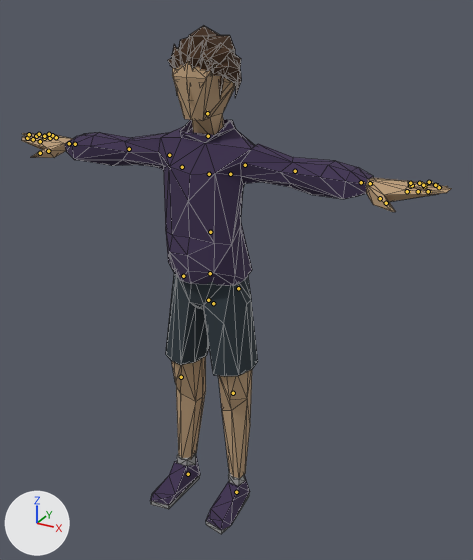
An edit to the glTF model apps/arcade/public/models/people/casual.glb, drawn before and after from the same camera.
The view is the same before and after, from a 50 mm camera at (1.175, -1.979, 1.964) aimed at (0.085, 0.002, 0.973). Every picture has the same lights, and +X, +Y and +Z are marked at lower left. The first picture is the older version. The bones that change, and the others that lie on the model, are drawn over the model as lines. Mesh edges are drawn as thin lines.

The first picture shows 'Casual_Feet'.
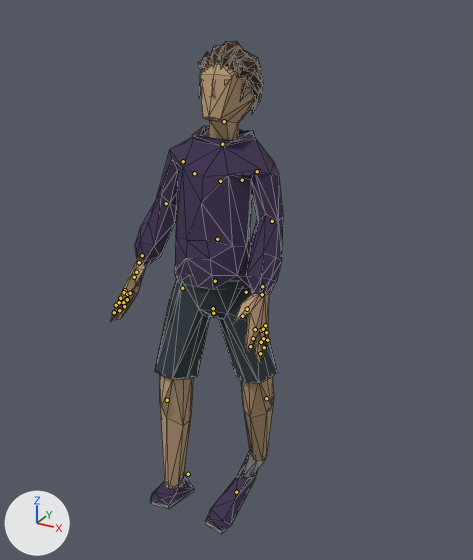
The newer file adds an action. The first version stands in its rest pose; the second is drawn at frame 7 of the action 'HitRecieve_2'.

Location of each change, (x1, y1, x2, y2) in pixels of the pictures (473 x 560 px):
'Casual_Feet', posed (60% narrower)
    before: (22, 26, 452, 534)
    after: (111, 41, 283, 534)
bone 'Body', root to tip
    before: (213, 303) to (213, 302)
    after: (213, 313) to (213, 311)
bone 'Torso', root to tip
    before: (210, 232) to (210, 229)
    after: (217, 239) to (217, 237)
bone 'Head', root to tip
    before: (207, 113) to (207, 110)
    after: (224, 121) to (224, 119)
bone 'UpperArm.L', root to tip
    before: (245, 165) to (247, 165)
    after: (257, 171) to (257, 173)
bone 'LowerArm.L', root to tip
    before: (295, 171) to (297, 171)
    after: (272, 221) to (271, 223)
bone 'Index2.L', root to tip
    before: (407, 191) to (410, 191)
    after: (255, 329) to (254, 332)
bone 'Index3.L', root to tip
    before: (418, 191) to (421, 191)
    after: (253, 338) to (252, 341)
bone 'Thumb3.L', root to tip
    before: (386, 203) to (388, 204)
    after: (242, 316) to (241, 318)
bone 'UpperArm.R', root to tip
    before: (169, 155) to (167, 154)
    after: (183, 161) to (182, 163)
bone 'LowerArm.R', root to tip
    before: (129, 149) to (127, 149)
    after: (166, 203) to (165, 205)
bone 'Thumb3.R', root to tip
    before: (40, 153) to (38, 153)
    after: (134, 277) to (134, 279)
bone 'UpperLeg.L', root to tip
    before: (238, 288) to (238, 289)
    after: (246, 292) to (246, 293)
bone 'LowerLeg.L', root to tip
    before: (233, 393) to (233, 394)
    after: (266, 398) to (266, 399)
bone 'UpperLeg.R', root to tip
    before: (183, 276) to (183, 277)
    after: (182, 288) to (182, 289)
bone 'LowerLeg.R', root to tip
    before: (181, 377) to (181, 378)
    after: (167, 400) to (167, 401)

The change, as a list of edits to the scene's bpy script:
```text
Change bone_body:
    where bone_body = bpy.data.objects['CharacterArmature'].pose.bones['Body']  # child of 'Root'
    bone_body.location: (0.0, 0.0, 0.0) -> (0.0, -0.00039, 1e-05)
    bone_body.rotation_quaternion: (1.0, 0.0, 0.0, 0.0) -> (0.97, -0.065, 0.235, -0.016)  # degrees (0, 0, 0) -> degrees (-9, 27, -4)
Change bone_torso:
    where bone_torso = bpy.data.objects['CharacterArmature'].pose.bones['Torso']  # child of 'Abdomen'
    bone_torso.rotation_quaternion: (1.0, 0.0, 0.0, 0.0) -> (0.971, -0.008, -0.238, 0.002)  # degrees (0, 0, 0) -> degrees (-1, -28, 1)
Change bone_head:
    where bone_head = bpy.data.objects['CharacterArmature'].pose.bones['Head']  # child of 'Neck'
    bone_head.rotation_quaternion: (1.0, 0.0, 0.0, 0.0) -> (0.992, -0.126, 0.0, 0.001)  # degrees (0, 0, 0) -> degrees (-14, 0, 0)
Change bone_upperarm_l:
    where bone_upperarm_l = bpy.data.objects['CharacterArmature'].pose.bones['UpperArm.L']  # child of 'Shoulder.L'
    bone_upperarm_l.rotation_quaternion: (1.0, 0.0, 0.0, 0.0) -> (-0.82, 0.57, -0.05, -0.037)  # degrees (0, 0, 0) -> degrees (-70, 7, 0)
Change bone_lowerarm_l:
    where bone_lowerarm_l = bpy.data.objects['CharacterArmature'].pose.bones['LowerArm.L']  # child of 'UpperArm.L'
    bone_lowerarm_l.rotation_quaternion: (1.0, 0.0, 0.0, 0.0) -> (0.976, -0.117, -0.048, -0.174)  # degrees (0, 0, 0) -> degrees (-12, -8, -19)
Change bone_index2_l:
    where bone_index2_l = bpy.data.objects['CharacterArmature'].pose.bones['Index2.L']  # child of 'Index1.L'
    bone_index2_l.rotation_quaternion: (1.0, 0.0, 0.0, 0.0) -> (0.992, -0.122, 0.016, 0.001)  # degrees (0, 0, 0) -> degrees (-14, 2, 0)
Change bone_index3_l:
    where bone_index3_l = bpy.data.objects['CharacterArmature'].pose.bones['Index3.L']  # child of 'Index2.L'
    bone_index3_l.rotation_quaternion: (1.0, 0.0, 0.0, 0.0) -> (0.998, -0.064, 0.015, 0.008)  # degrees (0, 0, 0) -> degrees (-7, 2, 1)
Change bone_thumb3_l:
    where bone_thumb3_l = bpy.data.objects['CharacterArmature'].pose.bones['Thumb3.L']  # child of 'Thumb2.L'
    bone_thumb3_l.rotation_quaternion: (1.0, 0.0, 0.0, 0.0) -> (0.992, -0.113, -0.029, 0.056)  # degrees (0, 0, 0) -> degrees (-13, -3, 7)
Change bone_upperarm_r:
    where bone_upperarm_r = bpy.data.objects['CharacterArmature'].pose.bones['UpperArm.R']  # child of 'Shoulder.R'
    bone_upperarm_r.rotation_quaternion: (1.0, 0.0, 0.0, 0.0) -> (0.832, -0.543, 0.083, -0.073)  # degrees (0, 0, 0) -> degrees (-67, 3, -12)
Change bone_lowerarm_r:
    where bone_lowerarm_r = bpy.data.objects['CharacterArmature'].pose.bones['LowerArm.R']  # child of 'UpperArm.R'
    bone_lowerarm_r.rotation_quaternion: (1.0, 0.0, 0.0, 0.0) -> (0.911, -0.215, -0.168, 0.309)  # degrees (0, 0, 0) -> degrees (-30, -10, 40)
Change bone_thumb3_r:
    where bone_thumb3_r = bpy.data.objects['CharacterArmature'].pose.bones['Thumb3.R']  # child of 'Thumb2.R'
    bone_thumb3_r.rotation_quaternion: (1.0, 0.0, 0.0, 0.0) -> (0.992, -0.113, 0.029, -0.056)  # degrees (0, 0, 0) -> degrees (-13, 3, -7)
Change bone_upperleg_l:
    where bone_upperleg_l = bpy.data.objects['CharacterArmature'].pose.bones['UpperLeg.L']  # child of 'Body'
    bone_upperleg_l.rotation_quaternion: (1.0, 0.0, 0.0, 0.0) -> (-0.973, 0.123, 0.192, -0.03)  # degrees (0, 0, 0) -> degrees (-16, -21, 7)
Change bone_lowerleg_l:
    where bone_lowerleg_l = bpy.data.objects['CharacterArmature'].pose.bones['LowerLeg.L']  # child of 'UpperLeg.L'
    bone_lowerleg_l.rotation_quaternion: (1.0, 0.0, 0.0, 0.0) -> (0.971, 0.239, 0.0, 0.0)  # degrees (0, 0, 0) -> degrees (28, 0, 0)
Change bone_upperleg_r:
    where bone_upperleg_r = bpy.data.objects['CharacterArmature'].pose.bones['UpperLeg.R']  # child of 'Body'
    bone_upperleg_r.rotation_quaternion: (1.0, 0.0, 0.0, 0.0) -> (0.979, -0.02, 0.18, -0.091)  # degrees (0, 0, 0) -> degrees (-4, 20, -11)
Change bone_lowerleg_r:
    where bone_lowerleg_r = bpy.data.objects['CharacterArmature'].pose.bones['LowerLeg.R']  # child of 'UpperLeg.R'
    bone_lowerleg_r.rotation_quaternion: (1.0, 0.0, 0.0, 0.0) -> (0.99, 0.142, 0.0, 0.0)  # degrees (0, 0, 0) -> degrees (16, 0, 0)
```
